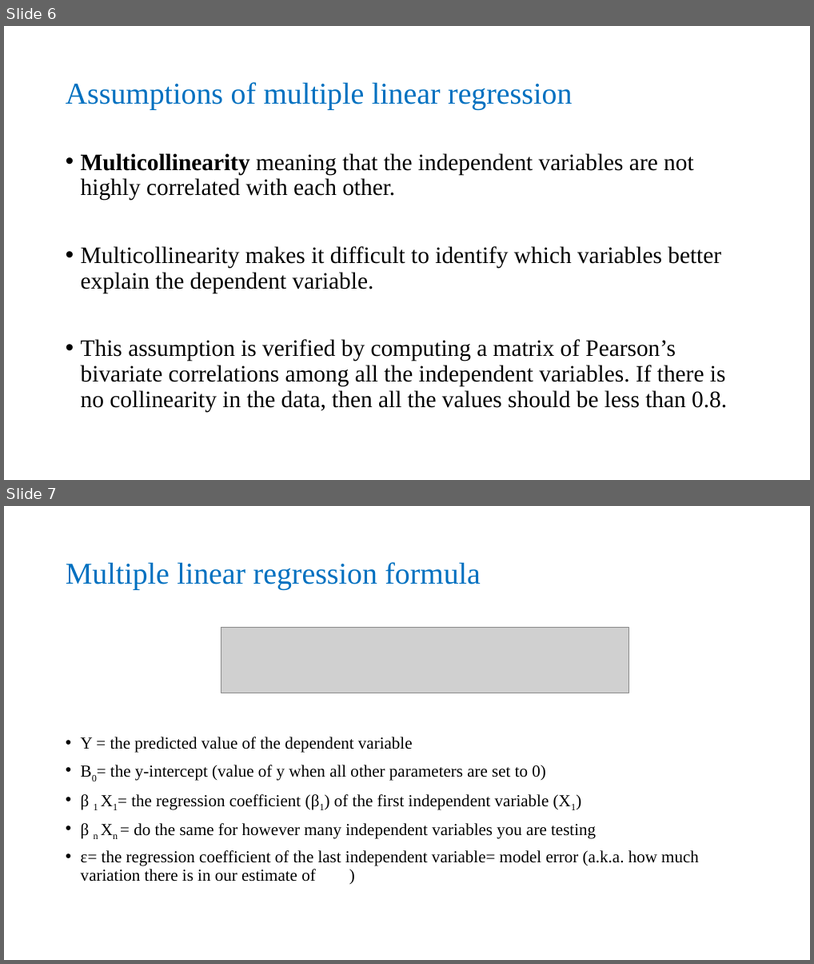
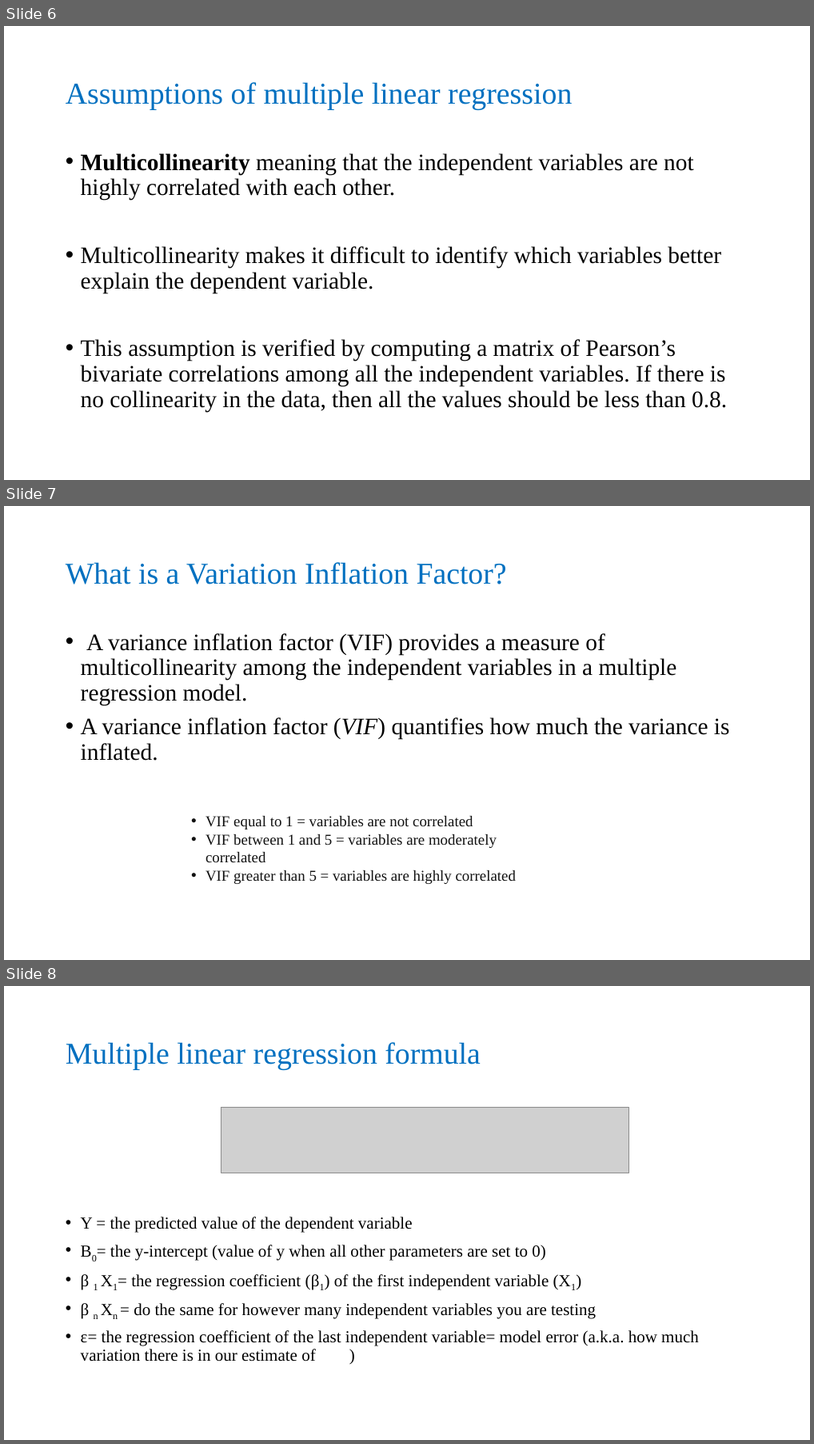
Before and after one commit to PEGutierrezF/Stats_Grad, a slide deck: Module 13 Multiple Linear Regression/Multiple Linear Regression Lecturer 2024 .pptx. Shown one above the other, each under a label of ours: slides 6 and 7 before the commit, slides 6, 7 and 8 after it. The pictures are 814x964 and 814x1444 pixels, drawn with LibreOffice and Linux fonts; fonts in the diff are those of the drawing; grey boxes stand for pictures. Boxes give left, top, right and bottom in pixels: in the first picture for what was removed or moved away, otherwise in the second. Text is boxed around its words. In the diff, an @@ line names an element or a change of style, - is before the commit and + after.

```diff
--- a/Module 13 Multiple Linear Regression/Multiple Linear Regression Lecturer 2024 .pptx
+++ b/Module 13 Multiple Linear Regression/Multiple Linear Regression Lecturer 2024 .pptx
@@ slide 7 added at [4,506,810,960], background #FFFFFF @@
@@ title added at [66,562,507,584], 36 pt, text #0070C0 @@
+What is a Variation Inflation Factor?
@@ text added at [81,633,730,760], 28 pt, text #000000 @@
+• A variance inflation factor (VIF) provides a measure of multicollinearity among the independent variables in a multiple regression model.
+• A variance inflation factor (VIF) quantifies how much the variance is inflated.
@@ text added at [206,816,516,884], 18 pt, text #111111 @@
+• VIF equal to 1 = variables are not correlated
+• VIF between 1 and 5 = variables are moderately correlated
+• VIF greater than 5 = variables are highly correlated
@@ what was slide 7 is now slide 8 @@
```
Also in this commit, not shown: 1 slide changed, 3 other slides added, 3 other files.
